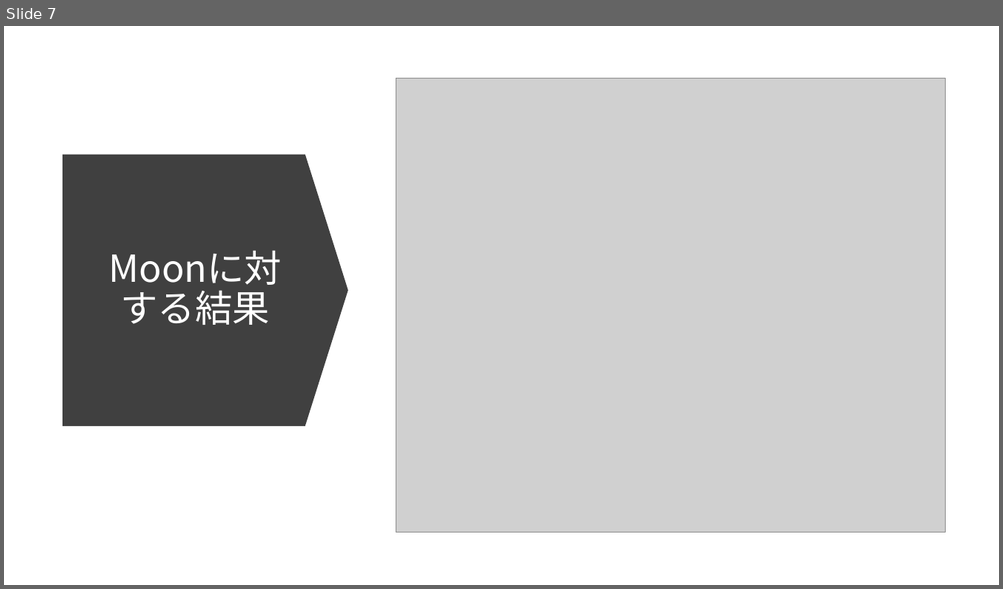
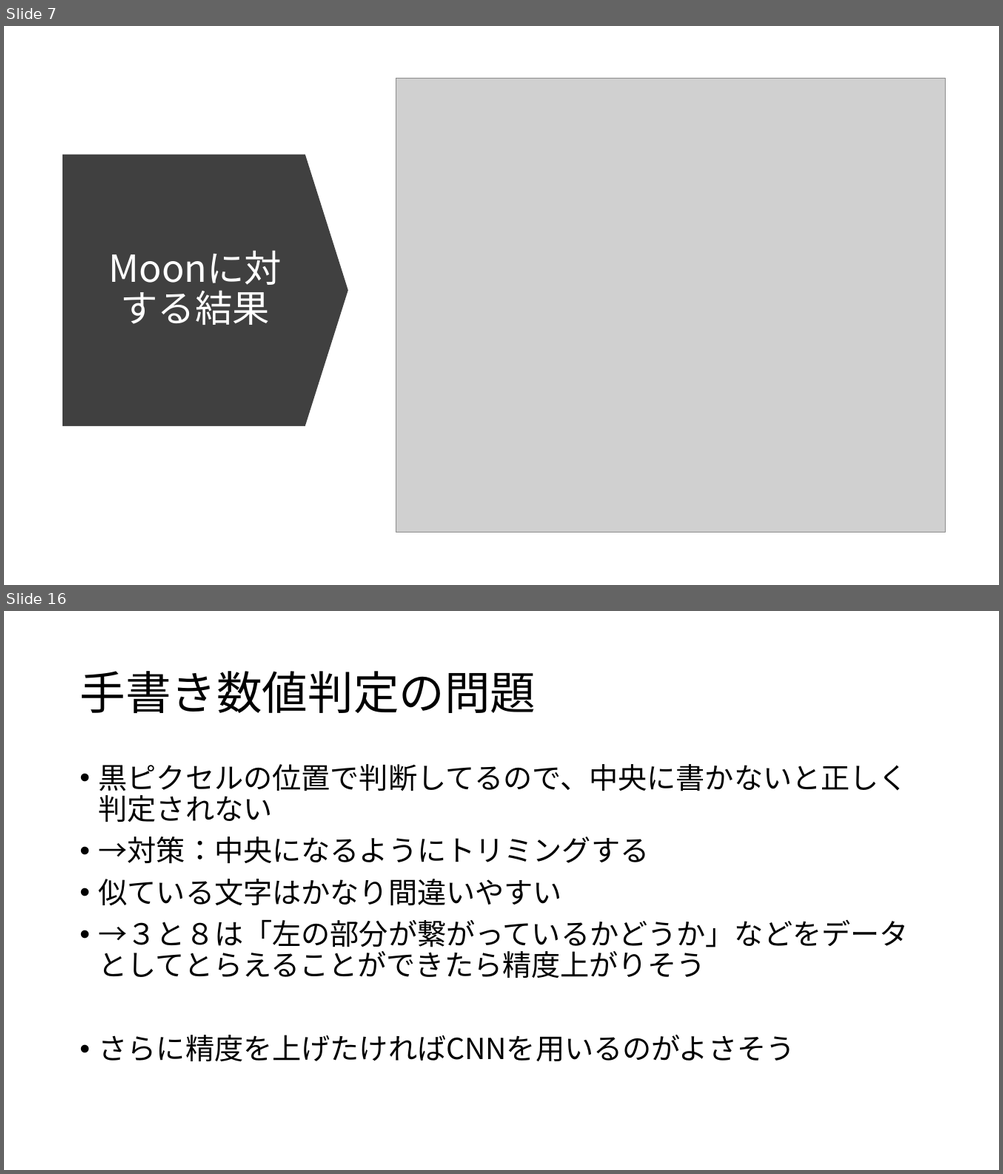
Before and after one commit to daidai-su/mySVM, a slide deck: デモスライド.pptx. Shown one above the other, each under a label of ours: slide 7 before the commit, slides 7 and 16 after it; the slides between them are not shown. The pictures are 1003x589 and 1003x1174 pixels, drawn with LibreOffice and Linux fonts; fonts in the diff are those of the drawing; grey boxes stand for pictures. Boxes give left, top, right and bottom in pixels: in the first picture for what was removed or moved away, otherwise in the second. Text is boxed around its words. In the diff, an @@ line names an element or a change of style, - is before the commit and + after.

```diff
--- a/デモスライド.pptx
+++ b/デモスライド.pptx
@@ slide 16 added at bbox=[4, 611, 999, 1170], background #FFFFFF @@
@@ title added at bbox=[79, 671, 535, 713], 44 pt, text #000000 @@
+手書き数値判定の問題
@@ text added at bbox=[99, 764, 908, 1062], 28 pt, text #000000 @@
+• 黒ピクセルの位置で判断してるので、中央に書かないと正しく判定されない
+• →対策：中央になるようにトリミングする
+• 似ている文字はかなり間違いやすい
+• →３と８は「左の部分が繋がっているかどうか」などをデータとしてとらえることができたら精度上がりそう
+• さらに精度を上げたければCNNを用いるのがよさそう
```
Also in this commit, not shown: 8 other slides added, 1 slide removed.
